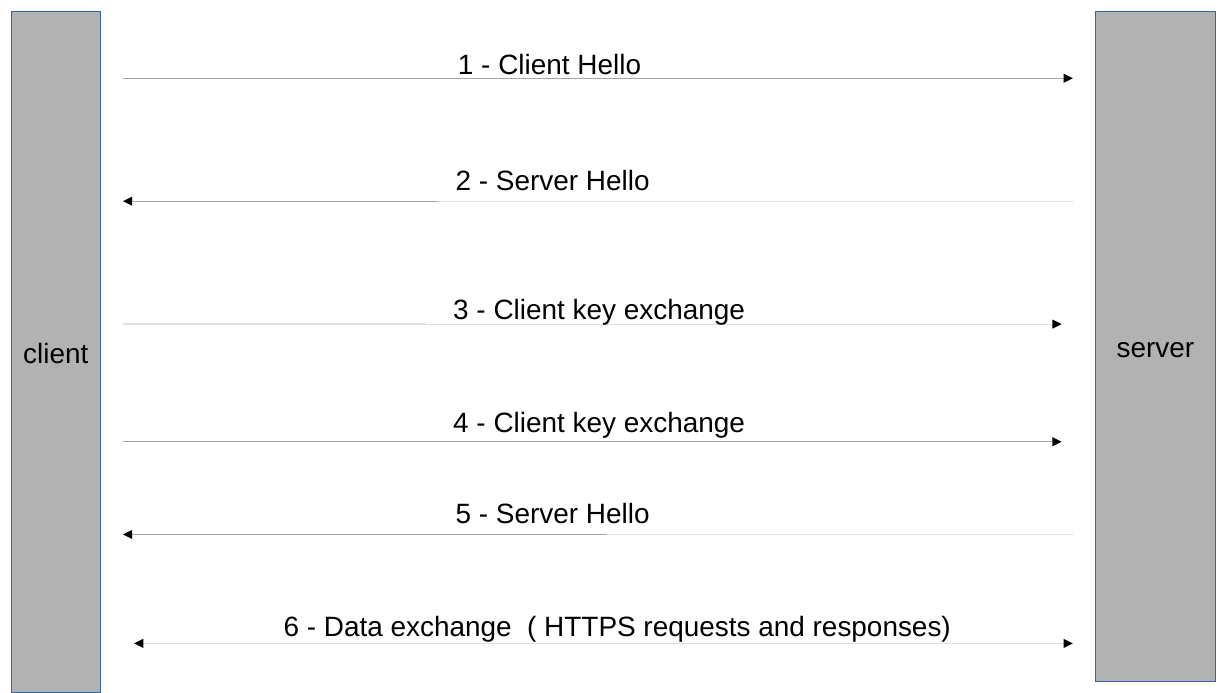
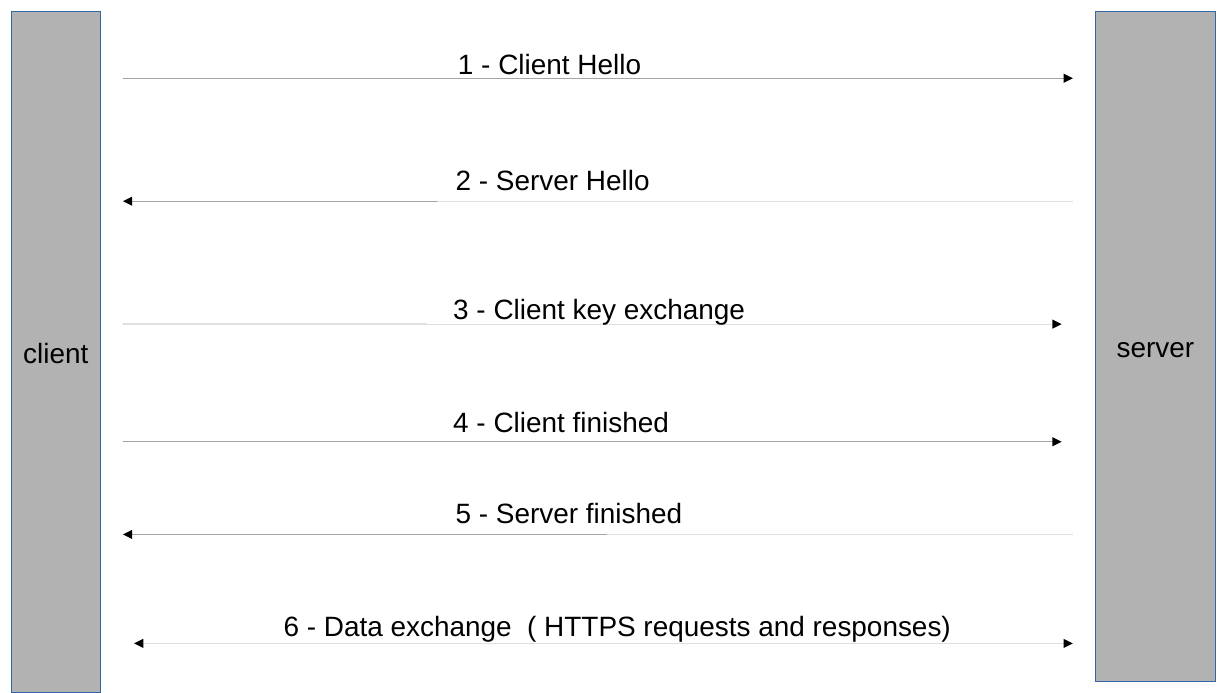
Before and after one commit to jserrats/tfg, a slide deck: slide 3 of doc/WebProtocols/figures/figures.odp. Drawn at 1232x693 pixels with LibreOffice and Linux fonts; fonts in the diff are those of the drawing. Boxes give left, top, right and bottom in pixels: in the first picture for what was removed or moved away, otherwise in the second. Text is boxed around its words. In the diff, an @@ line names an element or a change of style, - is before the commit and + after.

```diff
--- a/doc/WebProtocols/figures/figures.odp
+++ b/doc/WebProtocols/figures/figures.odp
@@ text at bbox=[453, 411, 669, 433]: text changed @@
-4 - Client key exchange
+4 - Client finished
@@ text at bbox=[456, 502, 682, 524]: text changed @@
-5 - Server Hello
+5 - Server finished
```
Also in this commit, not shown: 1 other slide changed, 17 other files.
